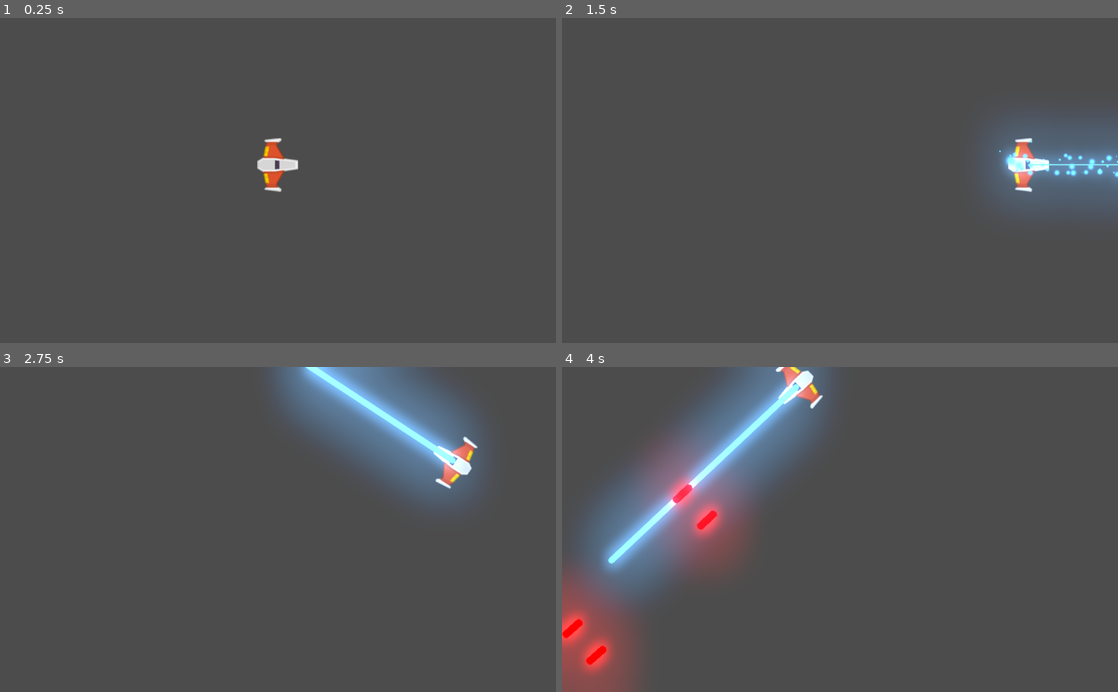
Above: before the commit, frames 1-4 (two rows, left to right).
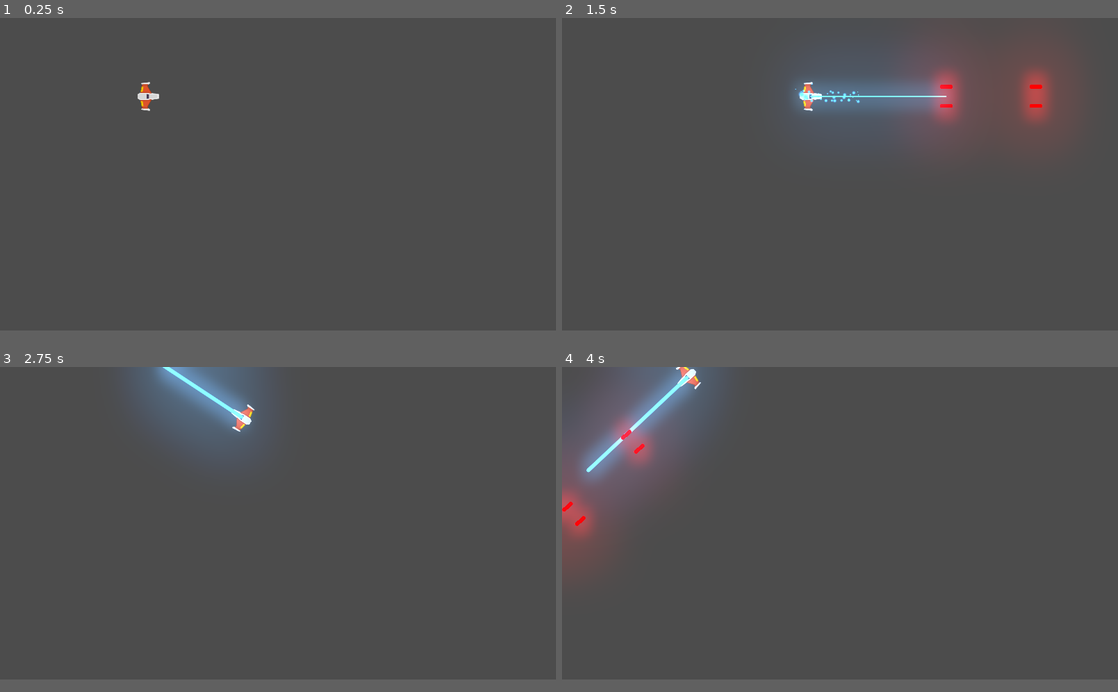
Above: after the commit, the same moments.

Repository: nicow222/MeteoritosGodot
Game: Godot game, scene res://Juego/Niveles/NivelTest.tscn
Two runs of this game, one before a commit and one after it. Both use one fixed random seed, a clock stepped at 60 frames per second and the inputs below.
Inputs (mouse positions are in pixels of both pictures, inside the frame that each line leads up to):
- Up to frame 1 (0.25 s): no input
- Up to frame 2 (1.5 s): tap Enter at 0.5 s; move the mouse to (962, 164) at 0.52 s; hold W (mover_adelante) 0.53-1.28 s; hold Space (disparo_principal) 0.53-1.28 s; move the mouse to (728, 196) at 1.27 s; hold S (mover_atras) from 1.28 s (still down); right-click (728, 196) at 1.35 s
- Up to frame 3 (2.75 s): move the mouse to (333, 458) at 2.02 s; release S (mover_atras) at 2.03 s; hold W (mover_adelante) from 2.03 s (still down); hold A (rotar_antihorario) from 2.03 s (still down)
- Up to frame 4 (4 s): move the mouse to (812, 594) at 2.77 s; release A (rotar_antihorario) at 2.78 s; tap D (rotar_horario) at 2.85 s; move the mouse to (1006, 578) at 3.52 s; release W (mover_adelante) at 3.53 s; hold S (mover_atras) from 3.53 s (still down); hold Space (disparo_principal) from 3.53 s (still down)
The window is 800x468 before the commit and 800x450 after it. Grey fills any space a smaller window leaves; there, only what the larger window draws over its background counts as a difference.

The runs differ from the first frame. In frame 1, 0.8% of the frame differs, in the area x 24-54%, y 19-54%; in frame 2, 13%; in frame 3, 15%; in frame 4, 26%, in the area x 0-49%, y 0-100%.

Commit message:
setear display window

Diff:
--- a/project.godot
+++ b/project.godot
@@ -52,6 +52,17 @@
 
 Eventos="*res://Autoloads/Eventos.gd"
 
+[display]
+
+window/size/width=1920
+window/size/height=1080
+window/size/resizable=false
+window/size/always_on_top=true
+window/size/test_width=1280
+window/size/test_height=720
+window/stretch/mode="2d"
+window/stretch/aspect="keep"
+
 [input]
 
 mover_adelante={
